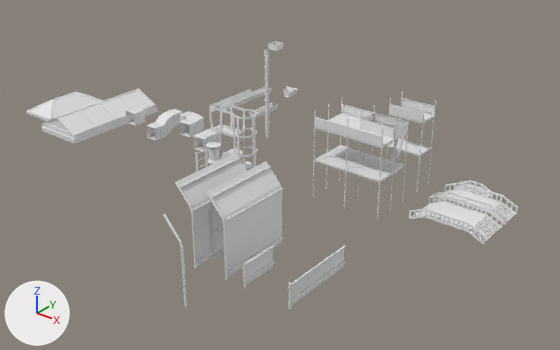
The FBX model Assets/Art/FBX/Environment/Rooftops/Props/RoofPack.fbx as it was, and as the next commit left it.
The view is the same before and after, from a 50 mm lens placed at (53.9, -74.4, 47.6), pointed at (-5.4, -0.3, 1.7). Arrows for +X, +Y and +Z are at lower left; the lights stay in place. Where no turn or scale is listed for an object, it has been applied to the vertices. Vertices at the same position are counted once.

Names of what the first picture shows: 'Fence', 'FenceDoorFrame', 'FenceLow', 'FenceLowHalf', 'LadderTop', 'Scaffold', 'ScaffoldSingle', 'SkylightBig', 'Skylightsmall', 'VentUp.002', 'WalkwayNarrow', 'WalkwayNarrow2', 'WalkwayWide'.
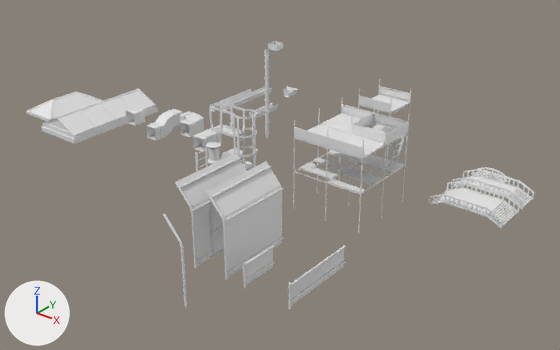
What differs and where, as boxes (x1, y1, x2, y2) in the pictures (560 x 350 px; the box of a moved part takes in the faces that stretch with it):
'Scaffold', reshaped, moved (21% wider, 10% taller): before (313, 97, 409, 220); after (293, 97, 409, 233)
'WalkwayWide', moved: before (409, 194, 503, 244); after (428, 180, 520, 228)
'WalkwayNarrow', moved: before (432, 182, 518, 225); after (451, 169, 534, 209)
'ScaffoldSingle', deleted: before (385, 91, 436, 192)
'Scaffold.001', added: after (355, 79, 412, 181)
'WalkwayNarrow2', moved: before (453, 180, 491, 197); after (471, 167, 508, 183)
part 1 of me_cube_027, moved or reshaped: before (383, 139, 390, 144); after (363, 127, 386, 136)
part 2 of me_cube_027, moved or reshaped: before (313, 110, 316, 197); after (293, 119, 295, 209)
part 3 of me_cube_027, moved or reshaped: before (326, 103, 329, 189); after (317, 108, 320, 195)
part 4 of me_cube_027, moved or reshaped: before (344, 119, 349, 208); after (325, 129, 329, 221)
part 5 of me_cube_027, moved or reshaped: before (357, 112, 362, 200); after (348, 117, 353, 206)
part 6 of me_cube_027, moved or reshaped: (369, 105, 375, 192) in both
part 7 of me_cube_027, moved or reshaped: before (377, 129, 384, 220); after (358, 140, 364, 233)
part 8 of me_cube_027, moved or reshaped: before (389, 121, 397, 211); after (381, 127, 387, 217)
part 9 of me_cube_027, moved or reshaped: before (315, 127, 347, 138); after (295, 138, 327, 148)
part 10 of me_cube_027, moved or reshaped: before (348, 137, 381, 148); after (328, 148, 362, 159)
part 11 of me_cube_027, moved or reshaped: before (316, 127, 347, 137); after (310, 127, 346, 139)
part 12 of me_cube_027, moved or reshaped (not visible before): after (307, 129, 341, 140)
part 13 of me_cube_027, moved or reshaped: before (328, 120, 360, 130); after (315, 125, 350, 137)
part 14 of me_cube_027, moved or reshaped: before (350, 137, 386, 147); after (343, 137, 381, 149)
part 15 of me_cube_027, moved or reshaped: before (360, 129, 395, 142); after (340, 139, 377, 152)
part 16 of me_cube_027, moved or reshaped (not visible before): after (347, 134, 385, 147)
part 17 of me_cube_027, moved or reshaped: before (329, 118, 360, 129); after (333, 115, 369, 127)
part 18 of me_cube_027, moved or reshaped: before (333, 115, 360, 125); after (329, 118, 365, 127)
part 19 of me_cube_027, moved or reshaped: before (338, 113, 361, 122); after (338, 113, 373, 125)
part 20 of me_cube_027, deleted: before (314, 104, 409, 202)
part 21 of me_cube_027, built on: before (315, 150, 394, 178); after (294, 108, 409, 194)

What changed in the scene script:
```text
Change me_cube_027:
    remove me_cube_027.from_pydata(...)  # 2494 vertices, 1946 faces; spans x -7.77..2.37, y -3.6..2.56, z -9.99..2.34
    add me_cube_027.from_pydata(...)  # 2750 vertices, 2146 faces; spans x -10.07..0.07, y -10.31..0.08, z -10.07..2.26
    me_cube_027 part 1: the loose piece of 32 vertices spanning x -2.68..2.29, y -2.51..-1.53, z -0.11..0.11 is moved by (-2.3, -0.46, -0.08)
    me_cube_027 part 2: the loose piece of 110 vertices spanning x -7.77..-7.63, y -3.6..-3.45, z -9.99..2.34 is moved by (-2.3, -6.71, -0.08)
    me_cube_027 part 3: the loose piece of 110 vertices spanning x -7.77..-7.63, y -0.59..-0.44, z -9.99..2.34 is moved by (-2.3, -4.62, -0.08)
    me_cube_027 part 4: the loose piece of 110 vertices spanning x -2.77..-2.63, y -3.6..-3.45, z -9.99..2.34 is moved by (-2.3, -6.71, -0.08)
    me_cube_027 part 5: the loose piece of 110 vertices spanning x -2.77..-2.63, y -0.59..-0.44, z -9.99..2.34 is moved by (-2.3, -4.62, -0.08)
    me_cube_027 part 6: the loose piece of 110 vertices spanning x -2.77..-2.63, y 2.41..2.56, z -9.99..2.34 is moved by (-2.3, -2.49, -0.08)
    me_cube_027 part 7: the loose piece of 110 vertices spanning x 2.23..2.37, y -3.6..-3.45, z -9.99..2.34 is moved by (-2.3, -6.71, -0.08)
    me_cube_027 part 8: the loose piece of 110 vertices spanning x 2.23..2.37, y -0.59..-0.44, z -9.99..2.34 is moved by (-2.3, -4.62, -0.08)
    me_cube_027 part 9: the loose piece of 6 vertices spanning x -7.63..-2.77, y -3.56..-3.45, z -0.12..0.02 is moved by (-2.3, -6.71, -0.08)
    me_cube_027 part 10: the loose piece of 6 vertices spanning x -2.63..2.23, y -3.56..-3.45, z -0.12..0.02 is moved by (-2.3, -6.71, -0.08)
    me_cube_027 part 11: the loose piece of 32 vertices spanning x -7.69..-2.72, y -3.51..-2.53, z -0.11..0.11 is moved by (-2.3, -3.61, -0.08)
    me_cube_027 part 12: the loose piece of 32 vertices spanning x -7.69..-2.72, y -2.51..-1.53, z -0.11..0.11 is moved by (-2.3, -5.62, -0.08)
    me_cube_027 part 13: the loose piece of 32 vertices spanning x -7.69..-2.72, y -1.51..-0.54, z -0.11..0.11 is moved by (-2.3, -4.62, -0.08)
    me_cube_027 part 14: the loose piece of 32 vertices spanning x -2.68..2.29, y -3.51..-2.53, z -0.11..0.11 is moved by (-2.3, -3.61, -0.08)
    me_cube_027 part 15: the loose piece of 32 vertices spanning x -2.68..2.29, y -1.51..-0.54, z -0.11..0.11 is moved by (-2.3, -6.61, -0.08)
    me_cube_027 part 16: the loose piece of 32 vertices spanning x -2.68..2.29, y -0.49..0.49, z -0.11..0.11 is moved by (-2.3, -5.64, -0.08)
    me_cube_027 part 17: the loose piece of 32 vertices spanning x -7.69..-2.72, y -0.49..0.49, z -0.11..0.11 is moved by (-2.3, -1.48, -0.08)
    me_cube_027 part 18: the loose piece of 32 vertices spanning x -7.69..-2.72, y 0.51..1.49, z -0.11..0.11 is moved by (-2.3, -3.49, -0.08)
    me_cube_027 part 19: the loose piece of 32 vertices spanning x -7.69..-2.72, y 1.51..2.48, z -0.11..0.11 is moved by (-2.3, -2.49, -0.08)
    me_cube_027 part 20: 58 loose pieces with 990 vertices, spanning x -7.7..2.37, y -3.57..2.56, z -9.99..2.34, are deleted
    me_cube_027 part 21: 224 vertices removed from x -7.69..2.29, y -3.51..0.49, z -4.72..-4.5; 1470 vertices added at x -10.0..0.07, y -10.28..0.08, z -10.07..2.26
Change ob_walkwaywide:
    ob_walkwaywide.location: (18.0, 5.37, 0.0) -> (18.0, 10.36, 0.0)
Change ob_walkwaynarrow2:
    ob_walkwaynarrow2.location: (15.99, 14.17, 0.0) -> (15.99, 19.47, 0.0)
Change ob_walkwaynarrow:
    ob_walkwaynarrow.location: (18.0, 10.55, 0.0) -> (18.0, 15.84, 0.0)
Remove ob_scaffoldsingle:
    ob_scaffoldsingle = bpy.data.objects.new('ScaffoldSingle', me_cube_030)
Change ob_scaffold:
    ob_scaffold.location: (7.7, 3.52, 9.99) -> (10.0, 6.01, 10.07)
Add ob_scaffold_001:
    ob_scaffold_001 = bpy.data.objects.new('Scaffold.001', me_cube_011)  # 798 vertices, 645 faces; spans x -5.07..0.11, y -5.24..0.08, z -10.07..2.26; in mat_material (its picture is missing)
    ob_scaffold_001.location = (5.0, 15.25, 10.07)
```
